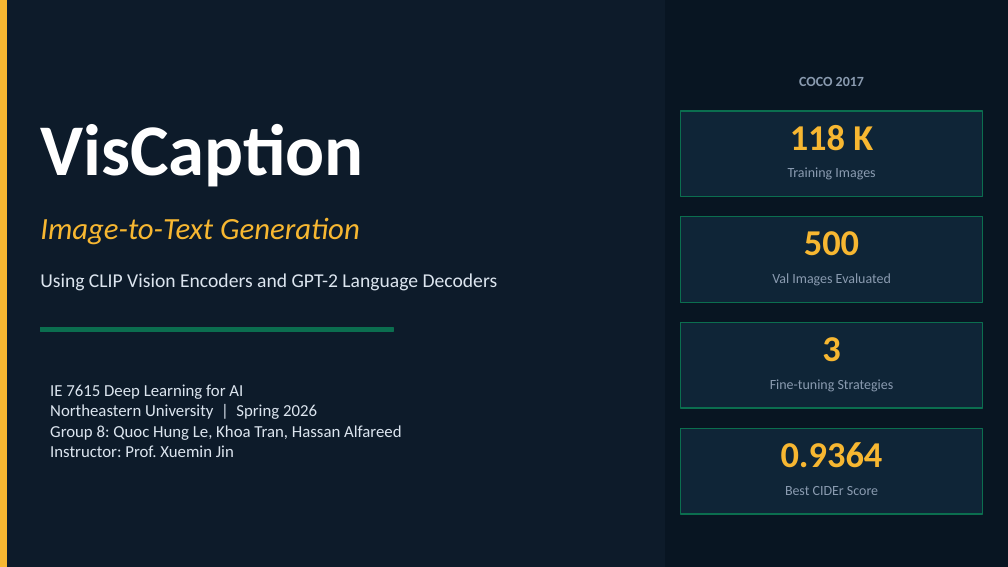
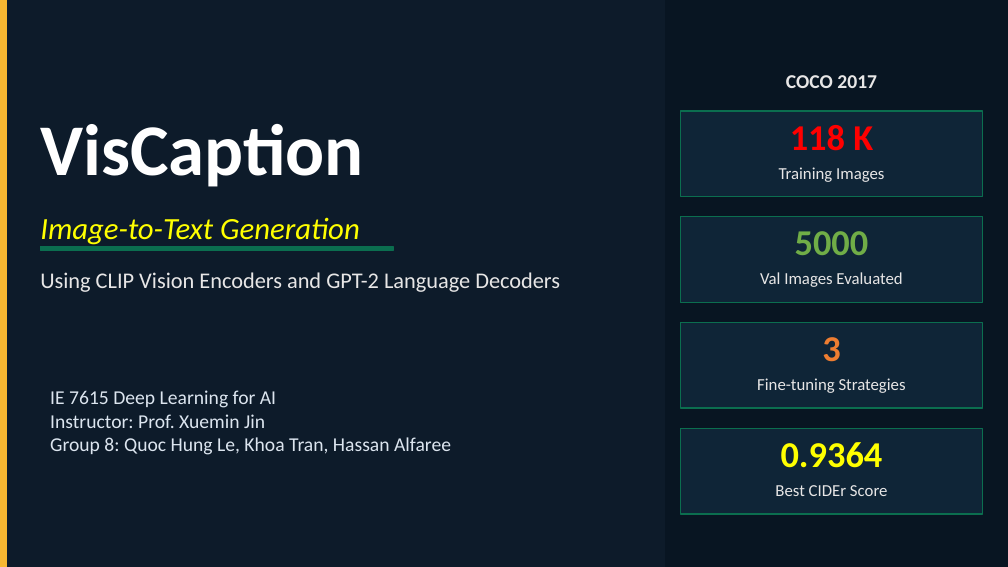
Before and after one commit to lequo-neu/Generative_Project, a slide deck: slide 1 of reports/Generative_Presentation_Group8.pptx. Drawn at 1008x567 pixels with LibreOffice and Linux fonts; fonts in the diff are those of the drawing. Boxes give left, top, right and bottom in pixels: in the first picture for what was removed or moved away, otherwise in the second. Text is boxed around its words. In the diff, an @@ line names an element or a change of style, - is before the commit and + after.

```diff
--- a/reports/Generative_Presentation_Group8.pptx
+++ b/reports/Generative_Presentation_Group8.pptx
@@ text "COCO 2017" at [786, 75, 877, 88]: size 10 to 14 pt, text colour #8A9BB0 to #E7E6E6 @@
@@ text "118 K" at [790, 125, 873, 151]: text colour #F7B731 to #FF0000 @@
@@ text "Image-to-Text Generation" at [40, 217, 360, 247]: text colour #F7B731 to #FFFF00 @@
@@ text at [795, 231, 869, 255]: text changed; text colour #F7B731 to #70AD47 @@
-500
+5000
@@ text "Using CLIP Vision Encoders and ..." at [40, 272, 560, 292]: size 14 to 16 pt, text colour #DCE5EF to #E7E6E6 @@
@@ rectangle: place and size @@
-rectangle at [40, 328, 393, 332]
+rectangle at [40, 246, 393, 250]
@@ text "3" at [822, 337, 840, 362]: text colour #F7B731 to #ED7D31 @@
@@ text at [50, 404, 401, 440]: paragraphs removed @@
-Northeastern University | Spring 2026
-Group 8: Quoc Hung Le, Khoa Tran, Hassan Alfareed
@@ text at [50, 390, 276, 428]: size 12 to 14 pt in "IE 7615 Deep Learning for AI", "Instructor: Prof. Xuemin Jin" @@
@@ text at [50, 437, 451, 455]: paragraph added @@
+Group 8: Quoc Hung Le, Khoa Tran, Hassan Alfaree
@@ text "0.9364" at [781, 442, 883, 468]: text colour #F7B731 to #FFFF00 @@
@@ size 10 to 12 pt, text colour #8A9BB0 to #E7E6E6 in 4 elements at [779, 167, 884, 182], [760, 272, 902, 287], [757, 378, 906, 393], [775, 485, 887, 496] @@
```
Also in this commit, not shown: 14 other slides changed, 4 other files.
